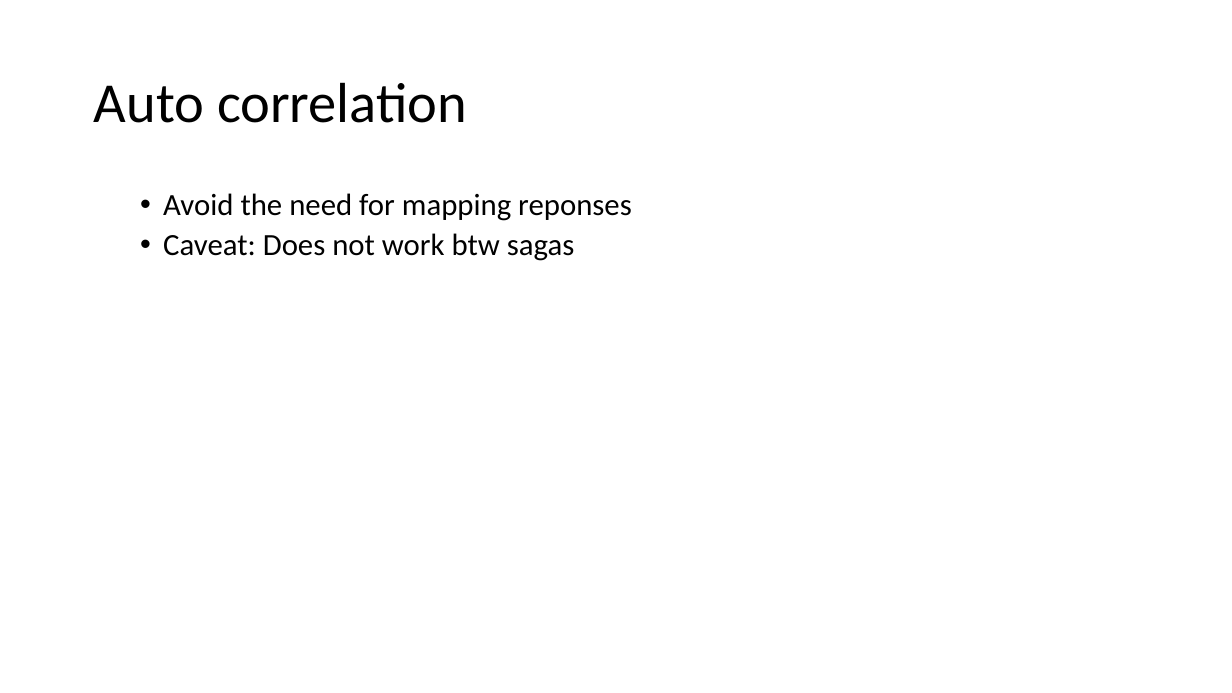
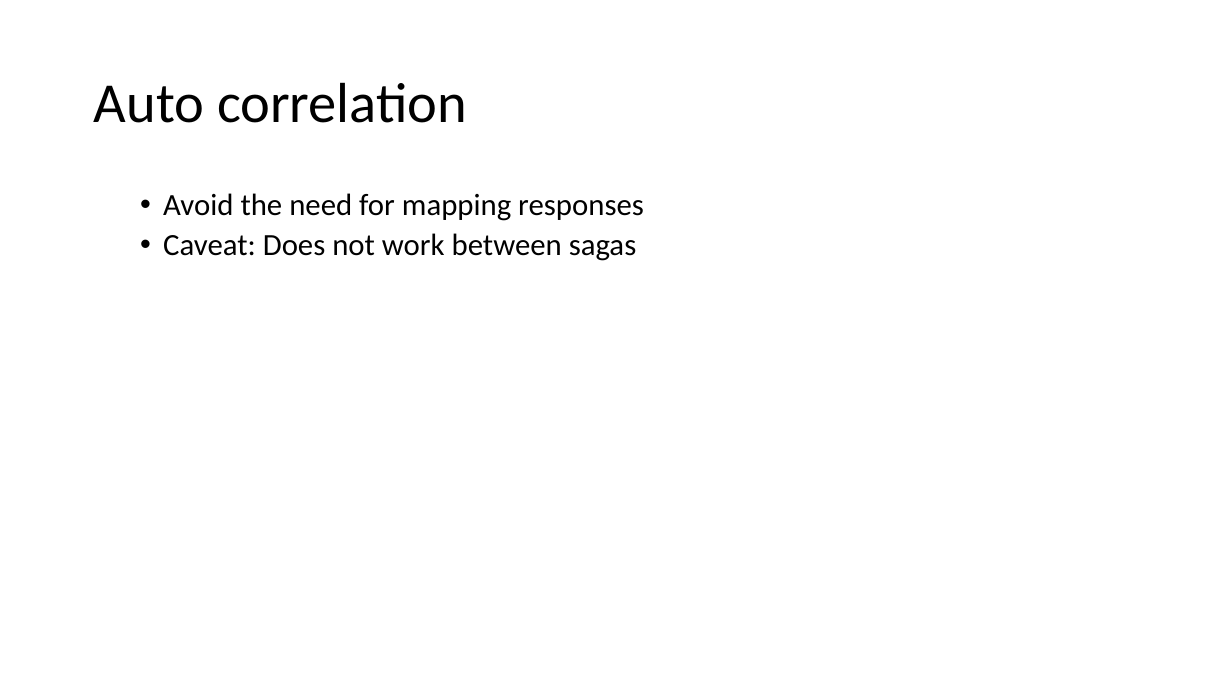
Before and after one commit to Particular/SagaMasterClass, a slide deck: slide 34 of SagaMasterClass.pptx (slide 33 before the commit). Drawn at 1232x693 pixels with LibreOffice and Linux fonts; fonts in the diff are those of the drawing. Boxes give left, top, right and bottom in pixels: in the first picture for what was removed or moved away, otherwise in the second. Text is boxed around its words. In the diff, an @@ line names an element or a change of style, - is before the commit and + after.

Commit message:
Slide updates

```diff
--- a/SagaMasterClass.pptx
+++ b/SagaMasterClass.pptx
@@ text at (163,193,644,261): text changed @@
-  • Avoid the need for mapping reponses
-  • Caveat: Does not work btw sagas
+  • Avoid the need for mapping responses
+  • Caveat: Does not work between sagas
```
Also in this commit, not shown: 2 other slides changed, 2 slides added.
